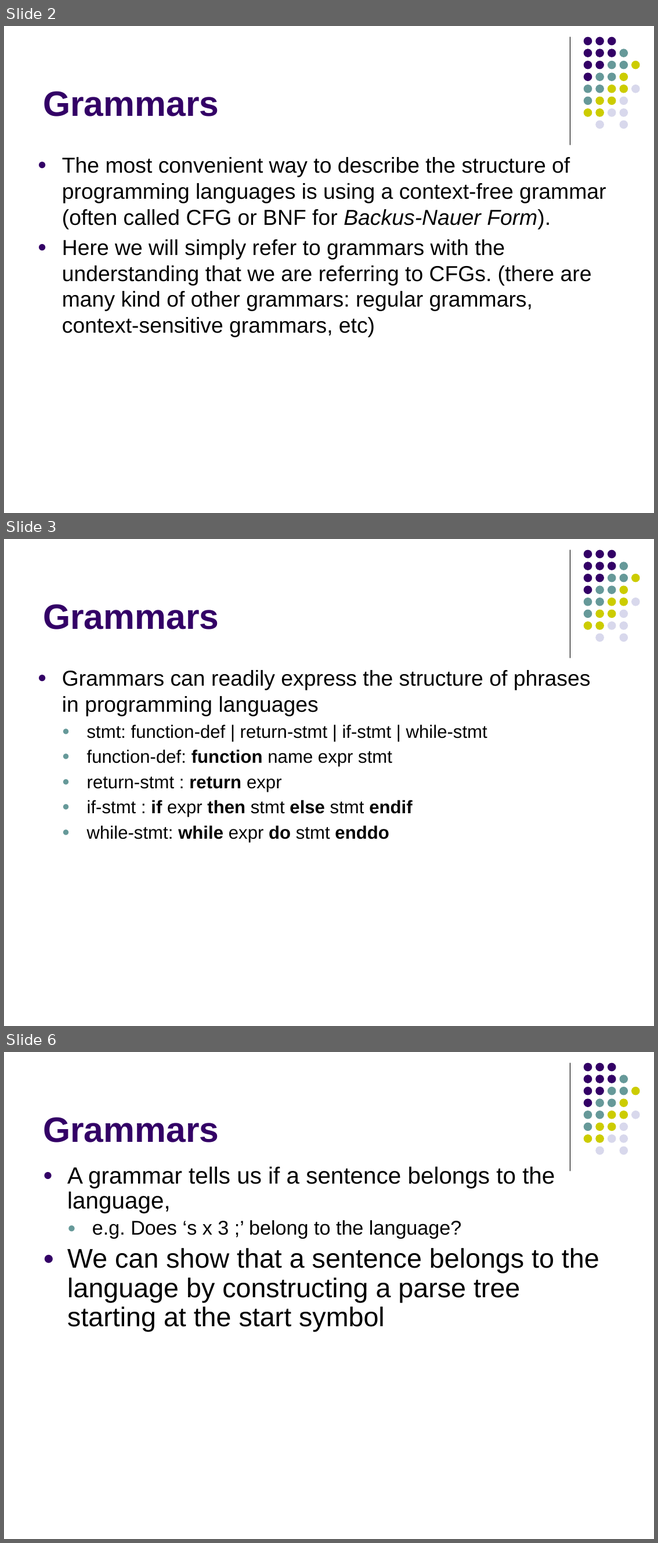
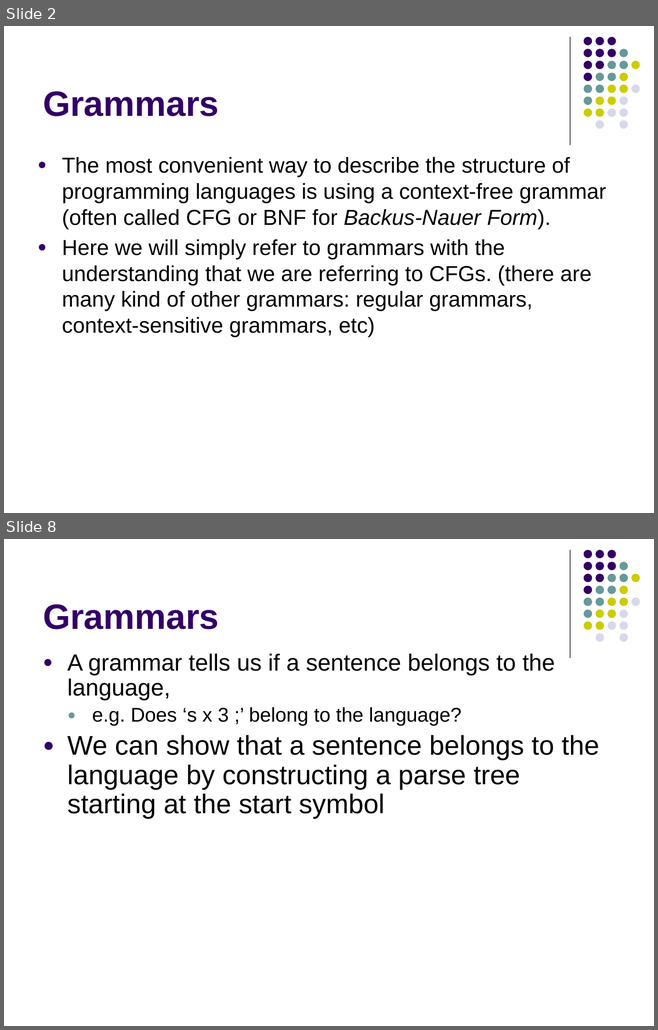
Before and after one commit to lutzhamel/CSC402, a slide deck: notes/csc402-ln002.pptx. Shown one above the other, each under a label of ours: slides 2, 3 and 6 before the commit, slides 2 and 8 after it; the slides between them are not shown. The pictures are 658x1543 and 658x1030 pixels, drawn with LibreOffice and Linux fonts; fonts in the diff are those of the drawing. Boxes give left, top, right and bottom in pixels: in the first picture for what was removed or moved away, otherwise in the second. Text is boxed around its words. In the diff, an @@ line names an element or a change of style, - is before the commit and + after.

```diff
--- a/notes/csc402-ln002.pptx
+++ b/notes/csc402-ln002.pptx
@@ slide 3 removed at [4, 539, 654, 1026], background #FFFFFF; not listed: 32 template elements that a slide beside it also shows @@
@@ title removed at [43, 604, 219, 629] @@
-Grammars
@@ text removed at [62, 670, 590, 842] @@
-● Grammars can readily express the structure of phrases in programming languages
-  ● stmt: function-def | return-stmt | if-stmt | while-stmt
-  ● function-def: function name expr stmt
-  ● return-stmt : return expr
-  ● if-stmt : if expr then stmt else stmt endif
-  ● while-stmt: while expr do stmt enddo
@@ what was slide 6 is now slide 8 @@
```
Also in this commit, not shown: 15 slides changed, 6 slides added, 4 other slides removed, 4 other files.
